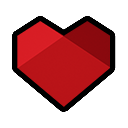
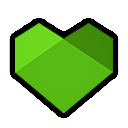
Two versions of the same layered image (w=128, h=128). Layer-by-layer changes:
painted on "icon_life_red" over [15, 21, 113, 113]
